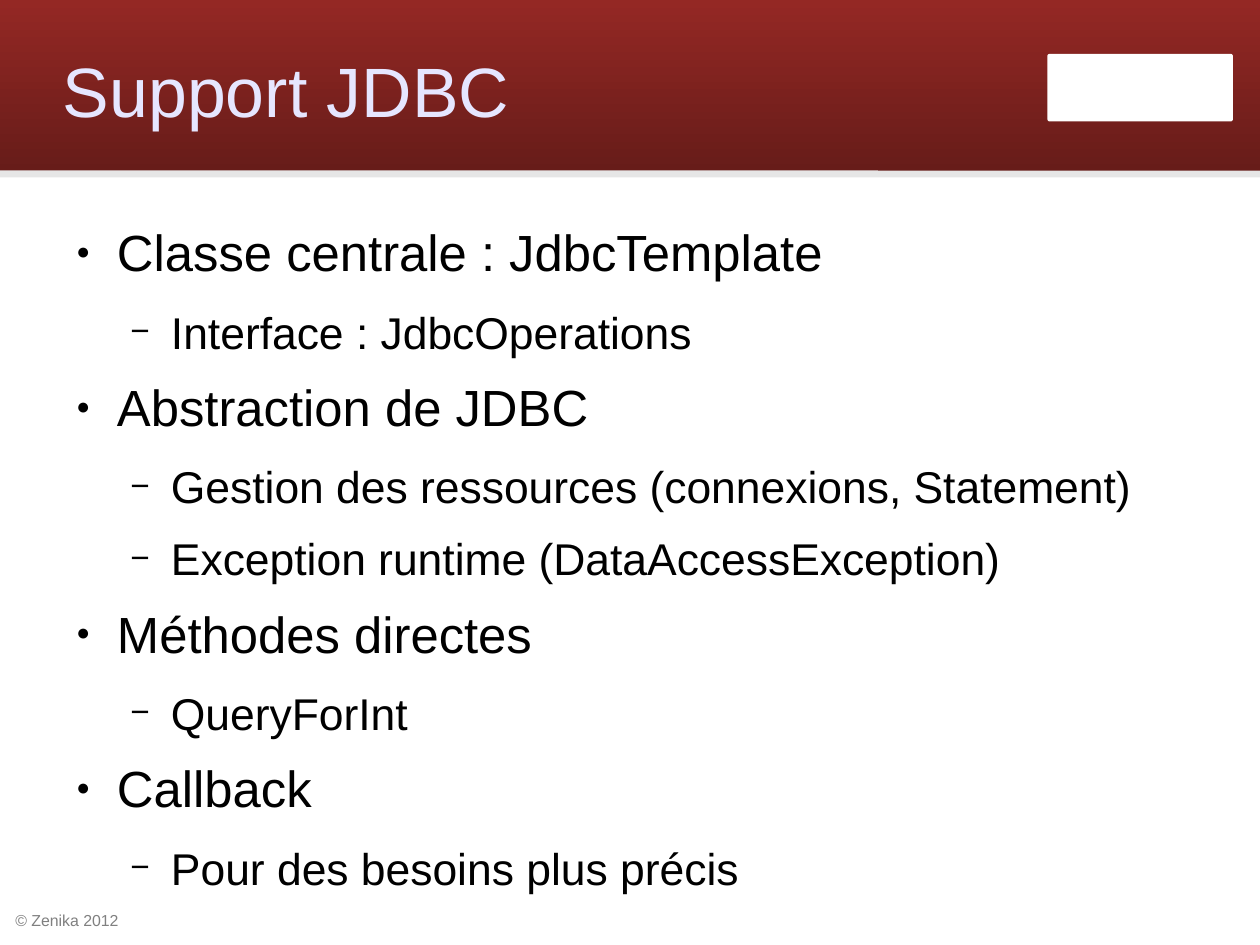
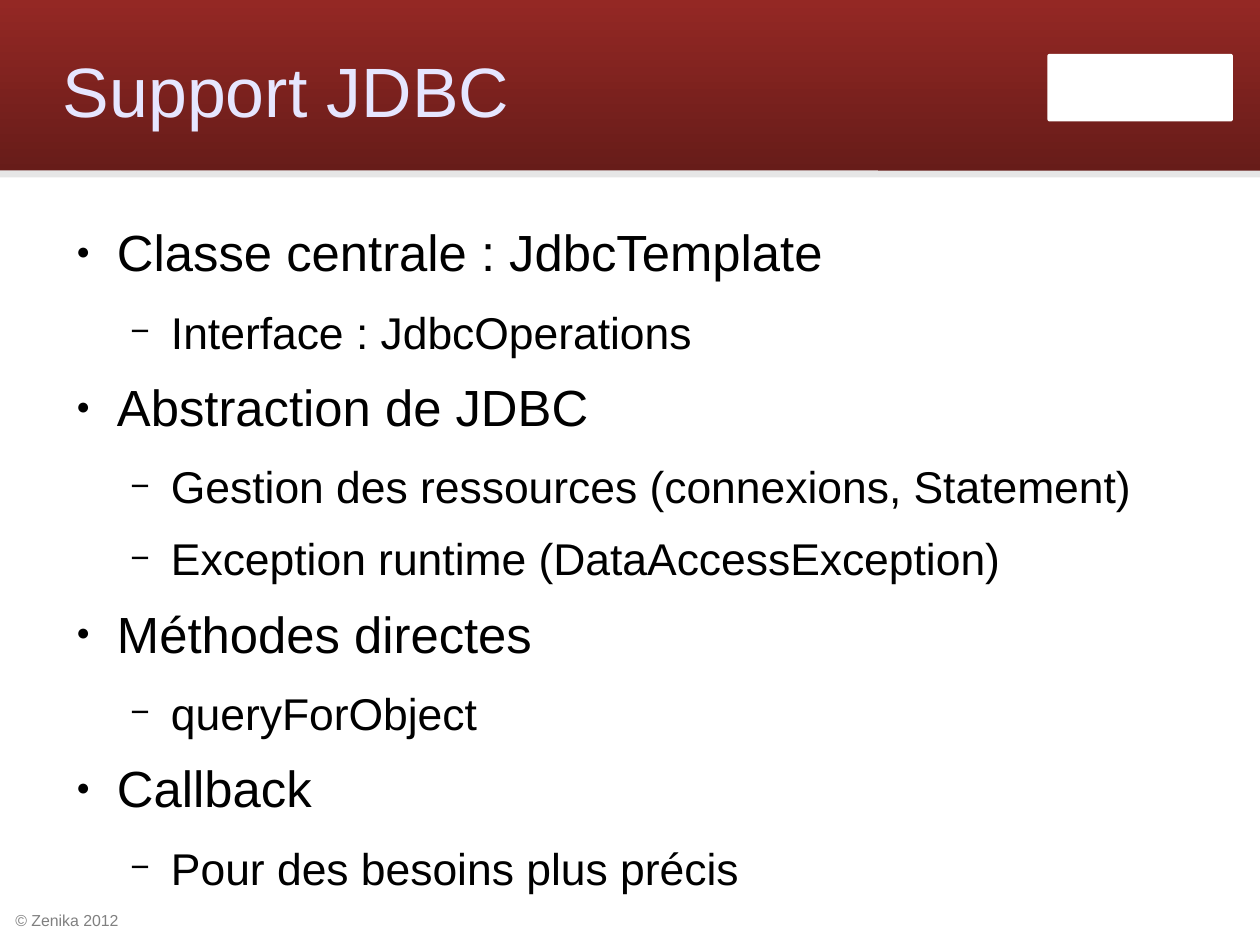
Before and after one commit to Zenika/workshop-spring-core, a slide deck: slide 4 of spring-workshop.odp. Drawn at 1260x945 pixels with LibreOffice and Linux fonts; fonts in the diff are those of the drawing; background and template pictures are left out. Boxes give left, top, right and bottom in pixels: in the first picture for what was removed or moved away, otherwise in the second. Text is boxed around its words. In the diff, an @@ line names an element or a change of style, - is before the commit and + after.

Commit message:
Utiliser queryForObject plutôt que queryForInt
queryForInt a été dépréciée dans Spring 3.2.2.

```diff
--- a/spring-workshop.odp
+++ b/spring-workshop.odp
@@ text at (x1=171, y1=697, x2=477, y2=739): text changed @@
-  − QueryForInt
+  − queryForObject
```
Also in this commit, not shown: 16 other files.
